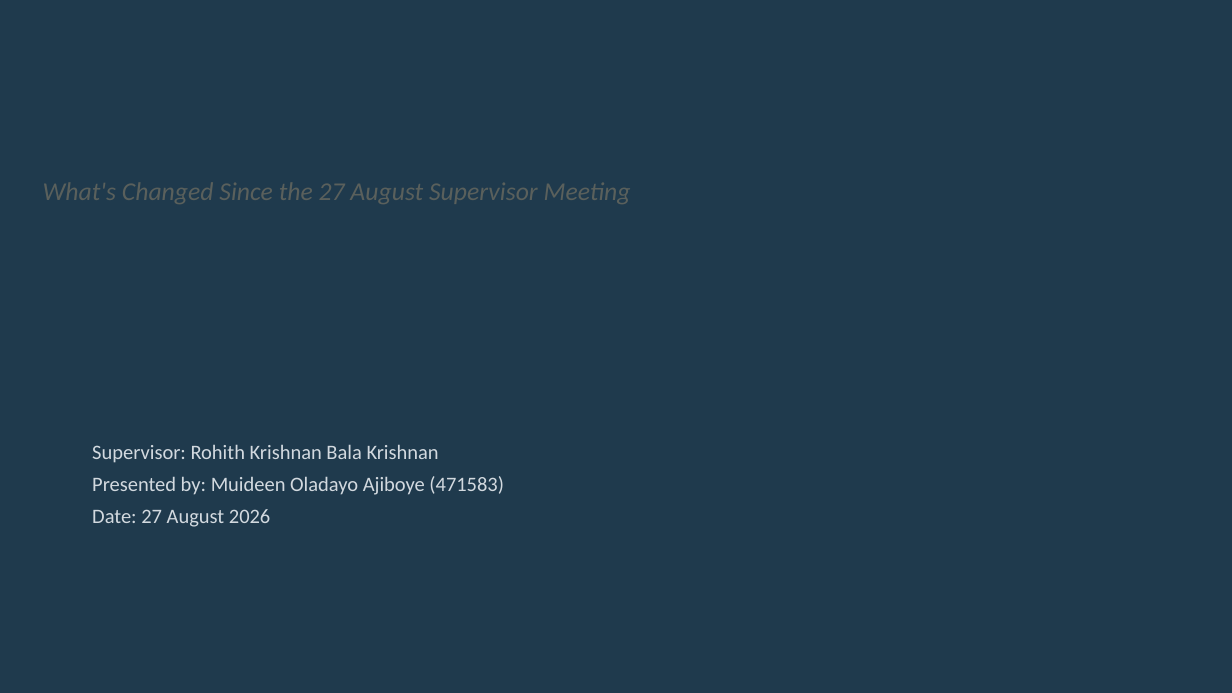
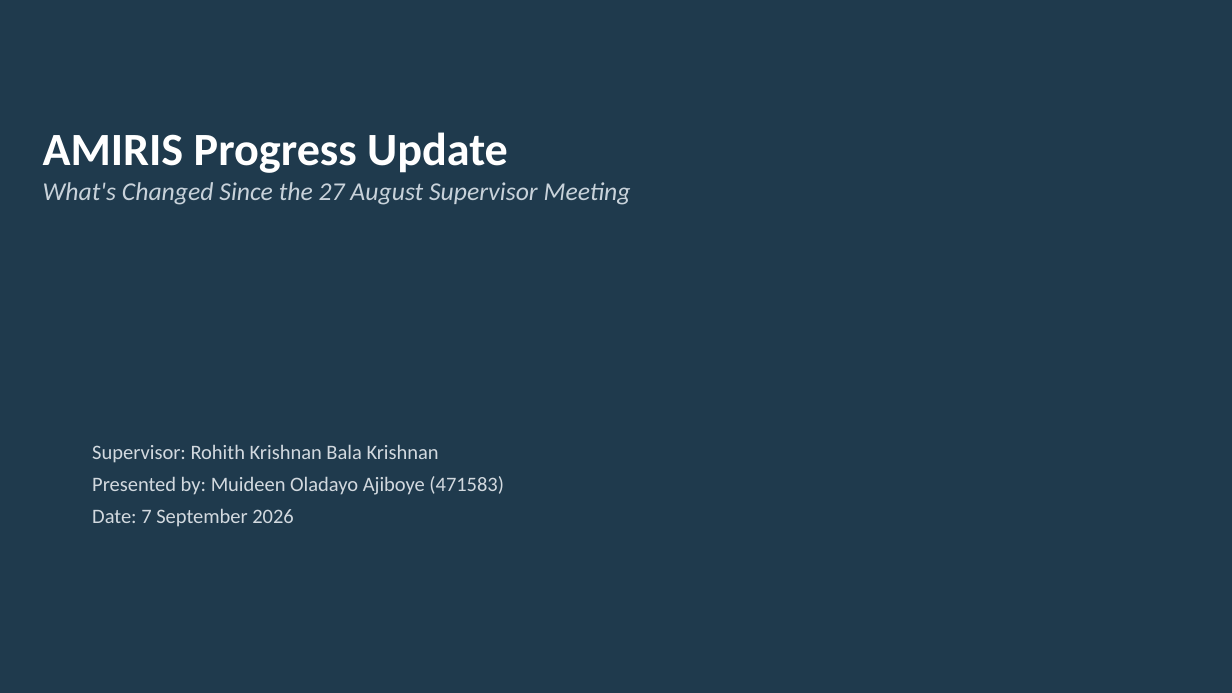
Before and after one commit to m-ajiboy/Masters-RES-Project, a slide deck: slide 1 of Presentation/AMIRIS_Progress_Update_Since_Aug27_2026-09-07.pptx. Drawn at 1232x693 pixels with LibreOffice and Linux fonts; fonts in the diff are those of the drawing. Boxes give left, top, right and bottom in pixels: in the first picture for what was removed or moved away, otherwise in the second. Text is boxed around its words. In the diff, an @@ line names an element or a change of style, - is before the commit and + after.

```diff
--- a/Presentation/AMIRIS_Progress_Update_Since_Aug27_2026-09-07.pptx
+++ b/Presentation/AMIRIS_Progress_Update_Since_Aug27_2026-09-07.pptx
@@ text "AMIRIS Progress Update" at box(43, 132, 631, 205): text colour #1F3A4D to #FFFFFF in "AMIRIS Progress Update"; text colour #5A605C to #C8D2DA in "What's Changed Since the 27 August Supervisor ..." @@
@@ text at box(92, 508, 293, 527): text changed @@
-Date: 27 August 2026
+Date: 7 September 2026
```
Also in this commit, not shown: 8 other slides changed, 6 other files.
